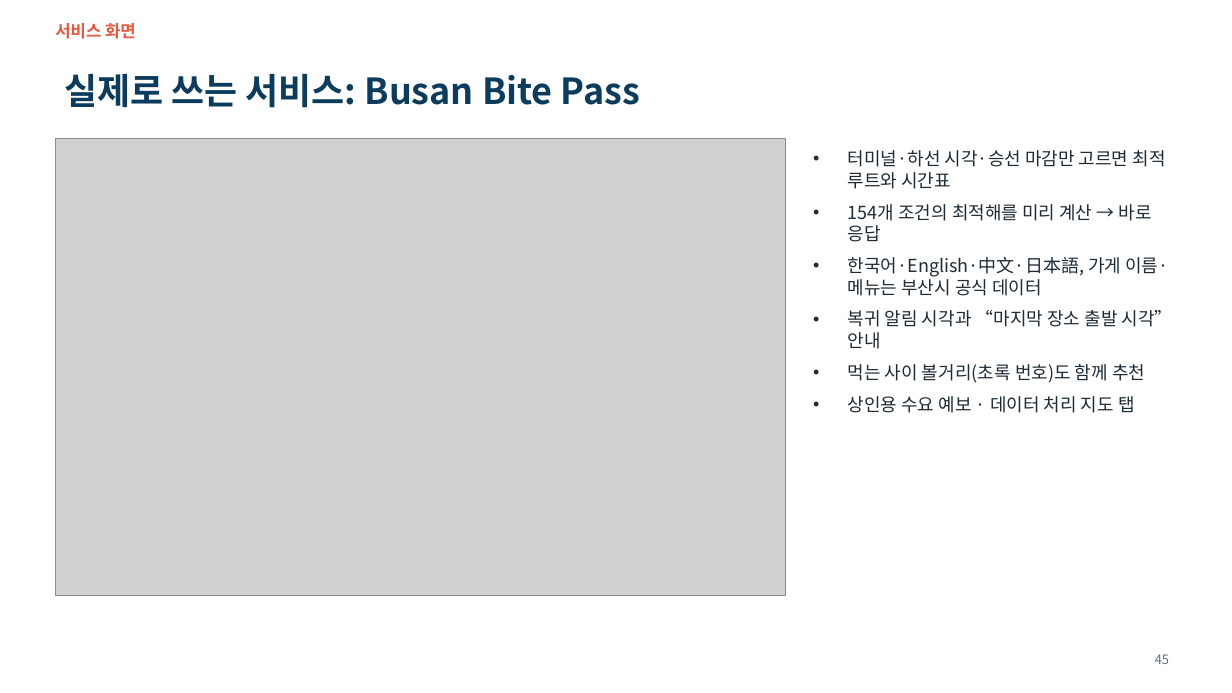
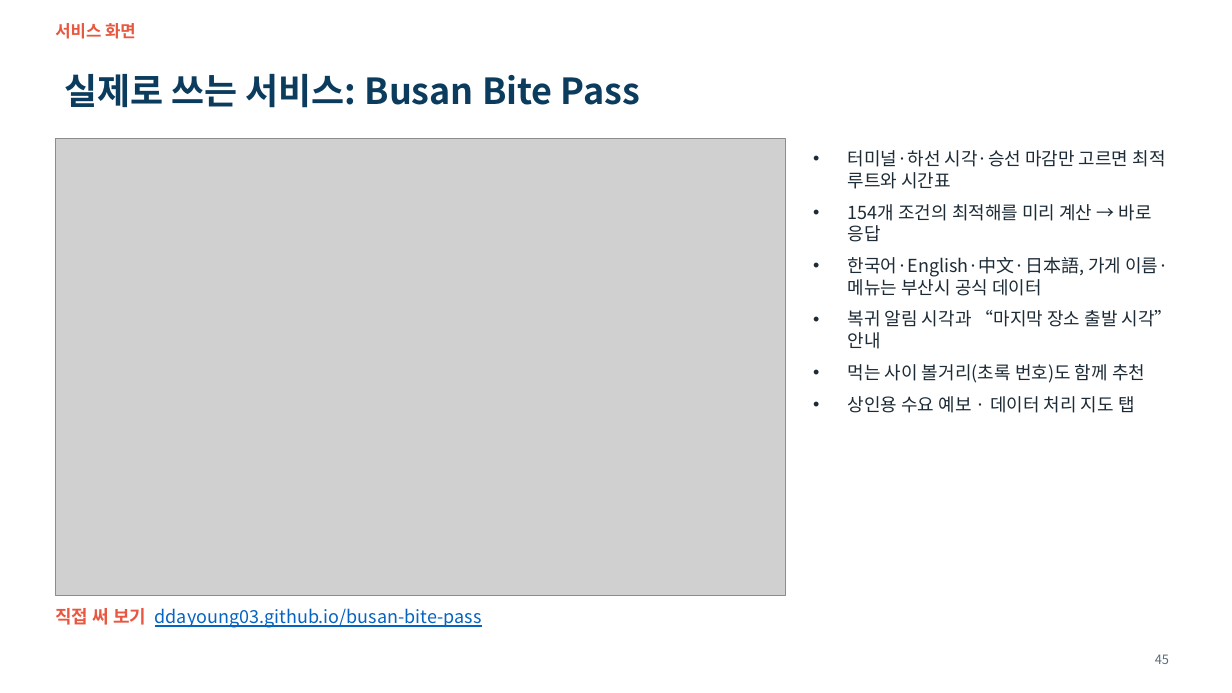
Before and after one commit to ddayoung03/busan-cruise-unpassing, a slide deck: slide 45 of 05_문서/3주차_발표자료.pptx. Drawn at 1232x693 pixels with LibreOffice and Linux fonts; fonts in the diff are those of the drawing; grey boxes stand for pictures. Boxes give left, top, right and bottom in pixels: in the first picture for what was removed or moved away, otherwise in the second. Text is boxed around its words. In the diff, an @@ line names an element or a change of style, - is before the commit and + after.

```diff
--- a/05_문서/3주차_발표자료.pptx
+++ b/05_문서/3주차_발표자료.pptx
@@ text added at [55,608,482,628], 14 pt, text #0563C1, underline @@
+직접 써 보기 ddayoung03.github.io/busan-bite-pass
```
Also in this commit, not shown: 1 other slide changed, 5 other files.
